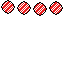
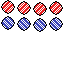
Before/after of a 64x64 layered artwork. What changed in the layer stack:
added layer "1,3" above "1,2" over (x1=49, y1=17, x2=63, y2=31)
added layer "1,2" above "1,1" over (x1=33, y1=18, x2=47, y2=32)
added layer "1,1" above "1,0" over (x1=17, y1=17, x2=31, y2=31)
added layer "1,0" above "0,3" over (x1=1, y1=16, x2=15, y2=30)
